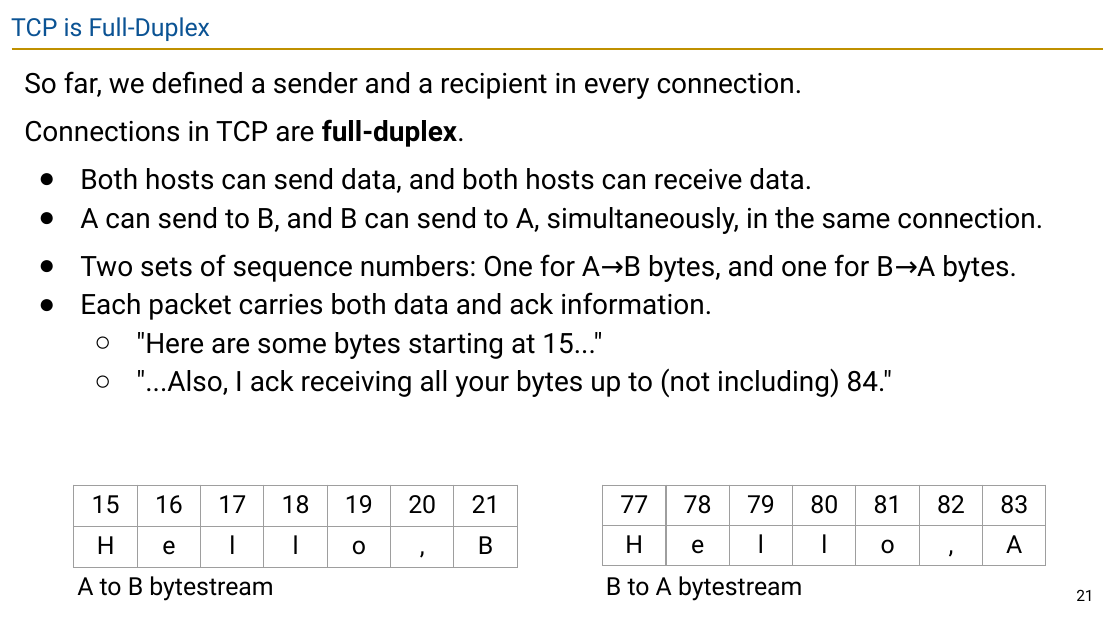
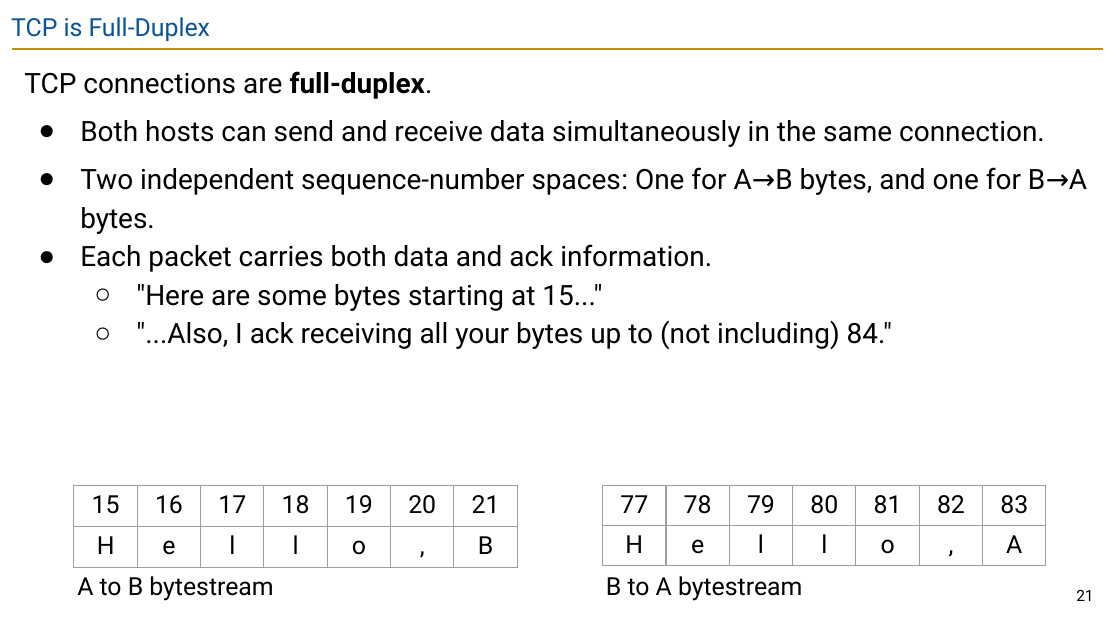
Before and after one commit to guhofstra/CSC175Sp26, a slide deck: slide 21 of PPTs/Lecture 11 - TCP Implementation.pptx. Drawn at 1120x630 pixels with LibreOffice and Linux fonts; fonts in the diff are those of the drawing. Boxes give left, top, right and bottom in pixels: in the first picture for what was removed or moved away, otherwise in the second. Text is boxed around its words. In the diff, an @@ line names an element or a change of style, - is before the commit and + after.

```diff
--- a/PPTs/Lecture 11 - TCP Implementation.pptx
+++ b/PPTs/Lecture 11 - TCP Implementation.pptx
@@ text at box(24, 71, 1087, 234): text changed @@
-So far, we defined a sender and a recipient in every connection.
-Connections in TCP are full-duplex.
-● Both hosts can send data, and both hosts can receive data.
-● A can send to B, and B can send to A, simultaneously, in the same connection.
-● Two sets of sequence numbers: One for A→B bytes, and one for B→A bytes.
+TCP connections are full-duplex.
+● Both hosts can send and receive data simultaneously in the same connection.
+● Two independent sequence-number spaces: One for A→B bytes, and one for B→A bytes.
```
Also in this commit, not shown: 5 other slides changed, 1 slide removed, 8 other files.
